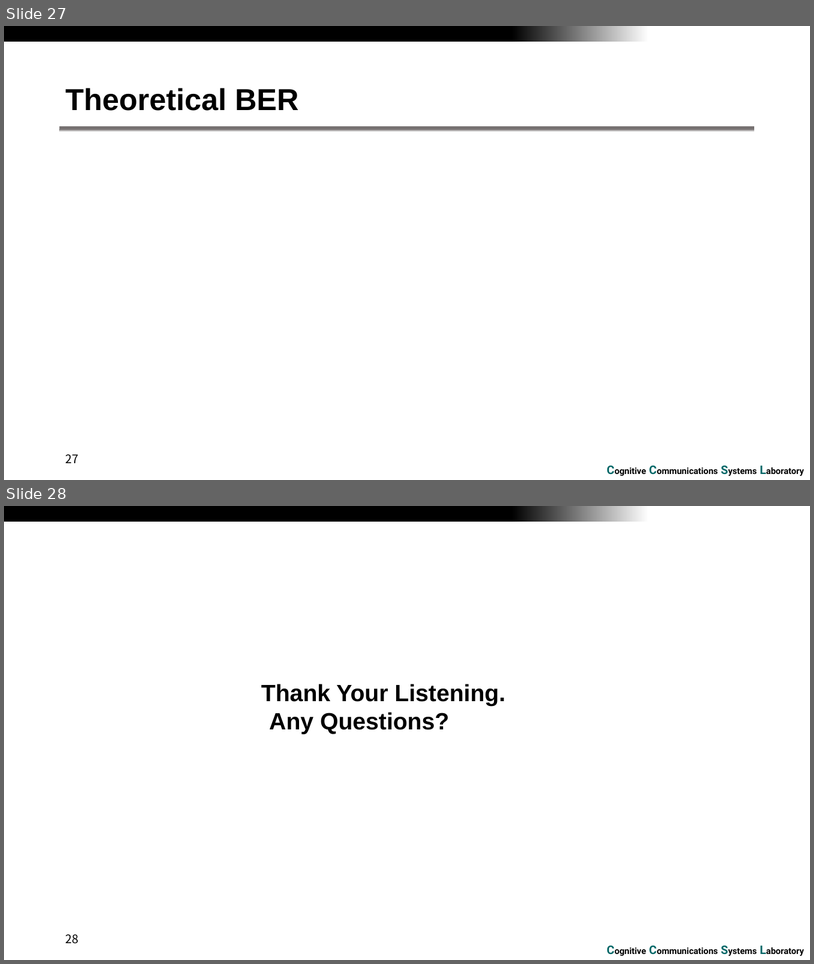
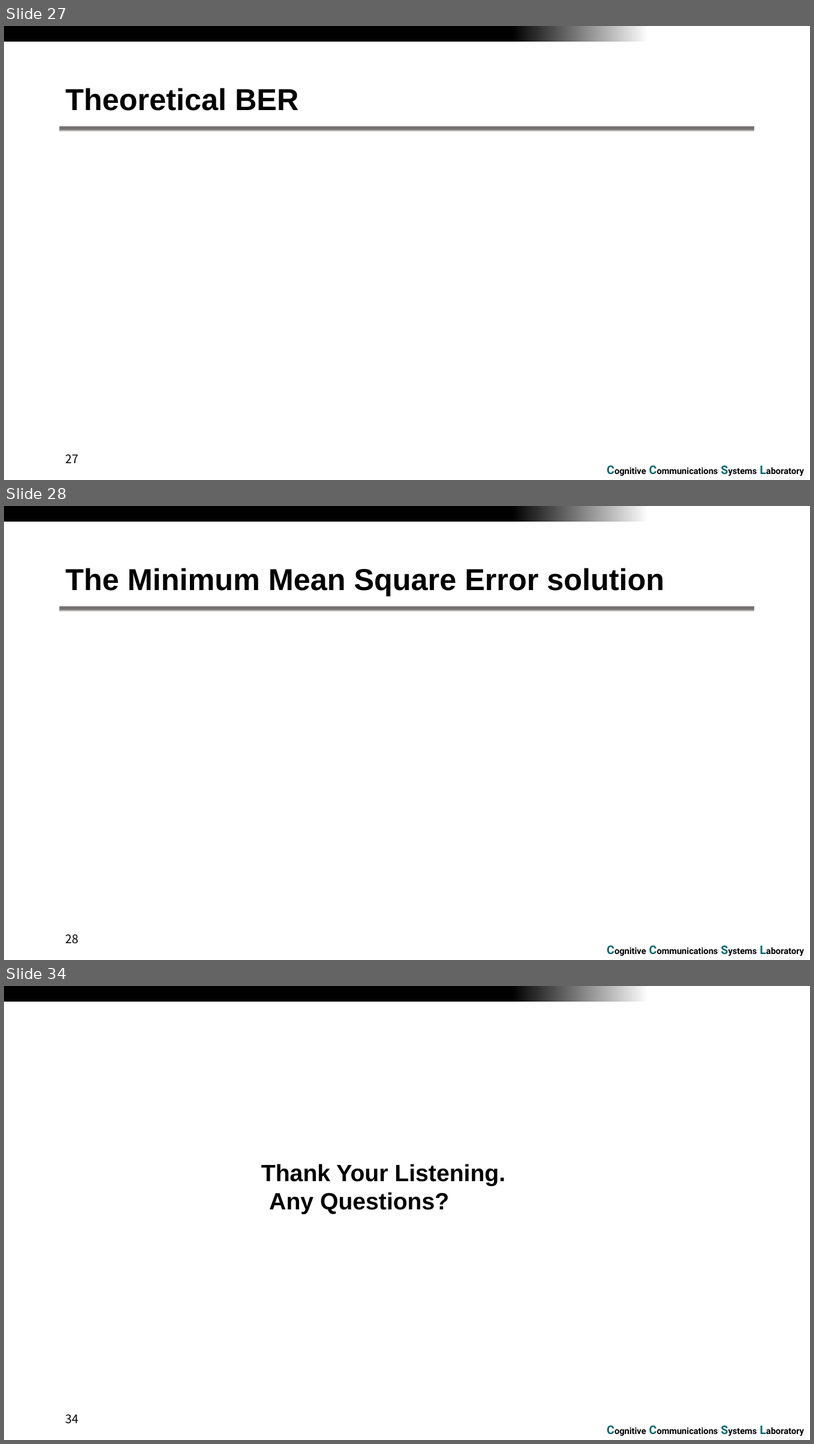
Before and after one commit to RefatHanbat/Presentation-of-SDM, a slide deck: SDM.pptx. Shown one above the other, each under a label of ours: slides 27 and 28 before the commit, slides 27, 28 and 34 after it; the slides between them are not shown. The pictures are 814x964 and 814x1444 pixels, drawn with LibreOffice and Linux fonts; fonts in the diff are those of the drawing; grey boxes stand for pictures; background and template pictures are left out. Boxes give left, top, right and bottom in pixels: in the first picture for what was removed or moved away, otherwise in the second. Text is boxed around its words. In the diff, an @@ line names an element or a change of style, - is before the commit and + after.

Commit message:
sdm slide

```diff
--- a/SDM.pptx
+++ b/SDM.pptx
@@ slide 28 added at <box>4,506,810,960</box>, background #FFFFFF; not listed: 3 template elements that a slide beside it also shows @@
@@ title added at <box>65,568,665,596</box>, 36 pt, text #000000, bold @@
+The Minimum Mean Square Error solution
@@ page number added at <box>65,934,78,943</box>, 14 pt, text #000000 @@
+28
@@ what was slide 28 is now slide 34 @@
@@ page number at <box>65,1414,78,1423</box>: text changed @@
-28
+34
```
Also in this commit, not shown: 5 other slides added.
